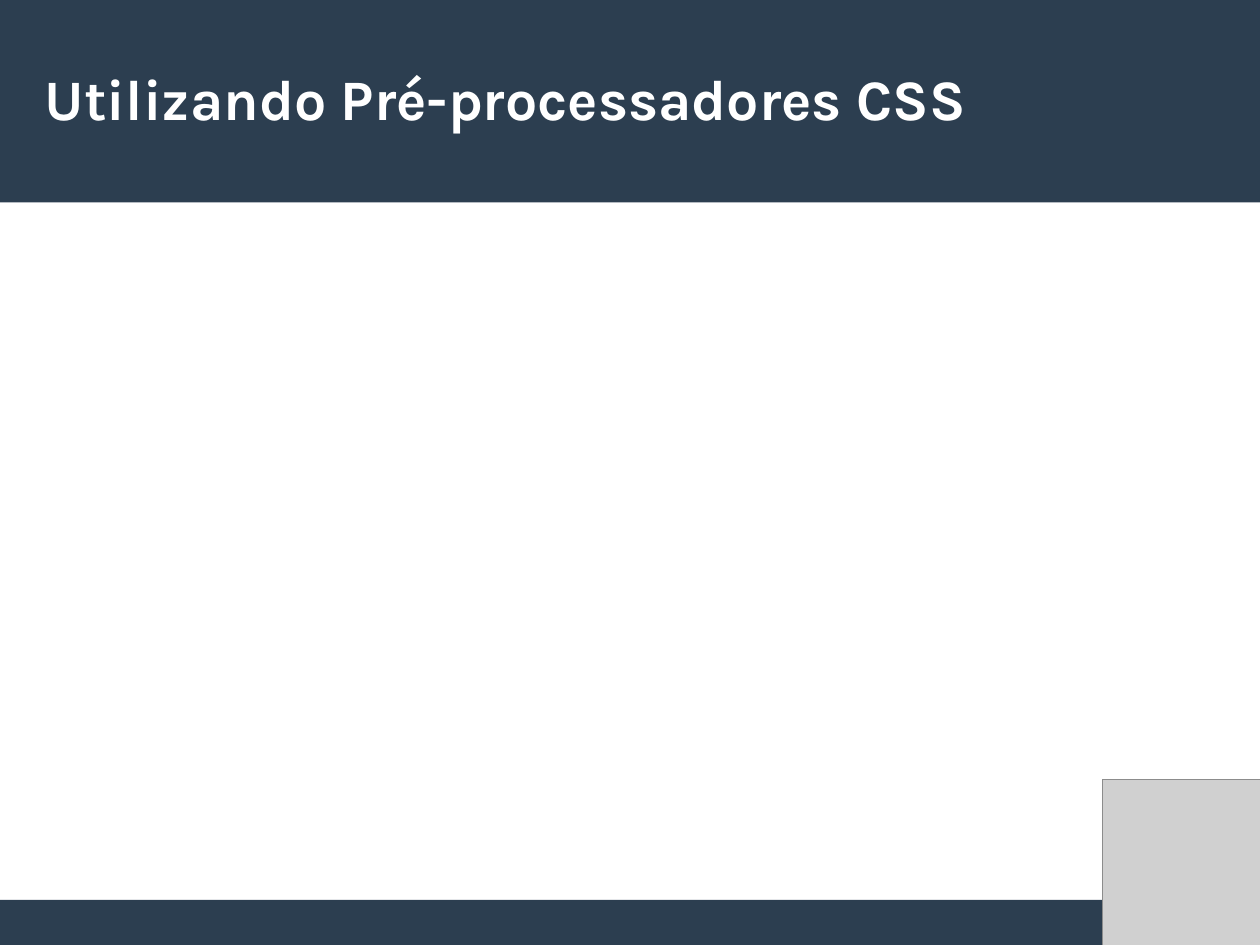
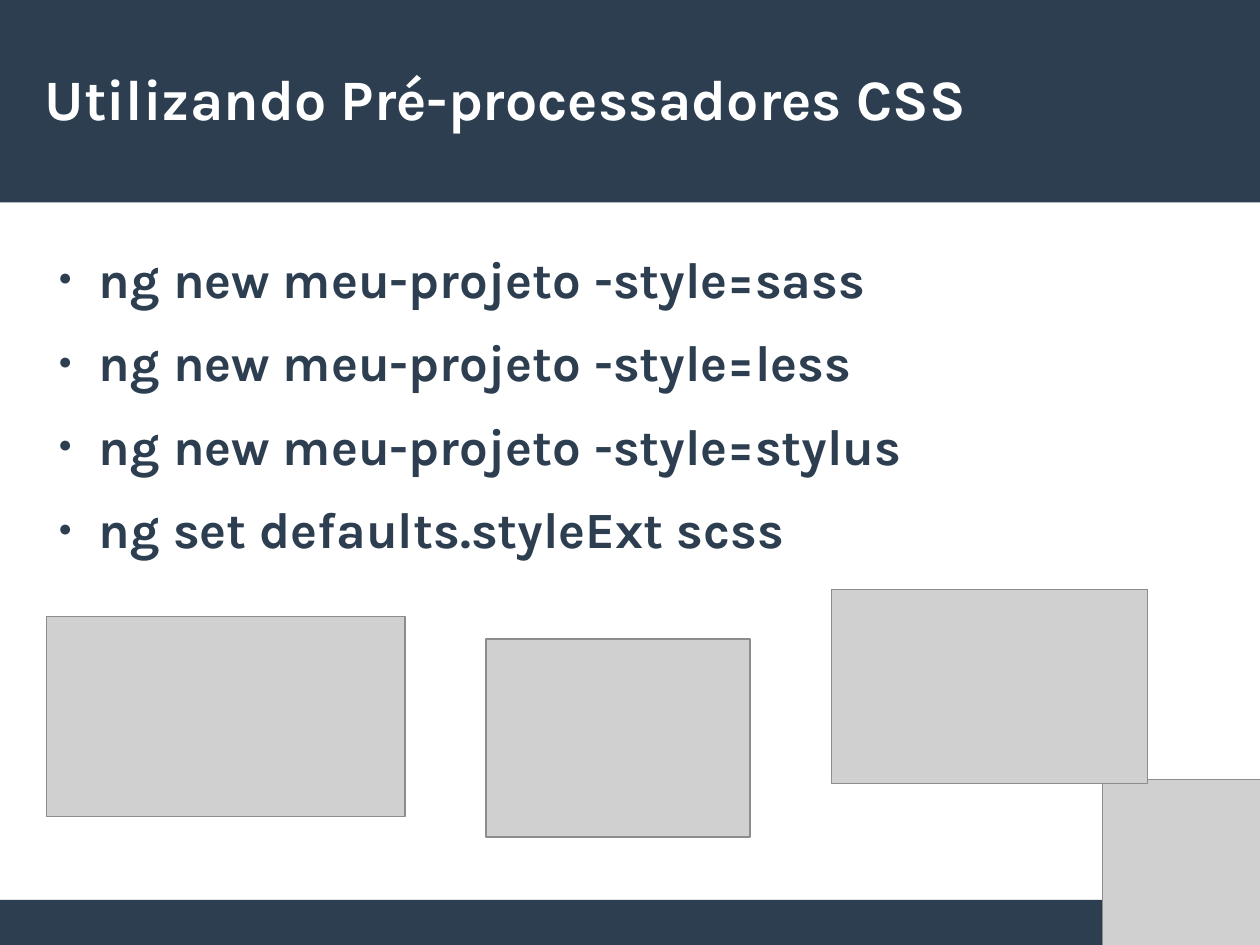
Before and after one commit to willianmarquesfreire/AulasAngular2, a slide deck: slide 21 of Slides.odp (slide 22 before the commit). Drawn at 1260x945 pixels with LibreOffice and Linux fonts; fonts in the diff are those of the drawing; grey boxes stand for pictures. Boxes give left, top, right and bottom in pixels: in the first picture for what was removed or moved away, otherwise in the second. Text is boxed around its words. In the diff, an @@ line names an element or a change of style, - is before the commit and + after.

```diff
--- a/Slides.odp
+++ b/Slides.odp
@@ text added at <box>99,262,901,560</box>, 32 pt, text #2C3E50, bold @@
+● ng new meu-projeto -style=sass
+● ng new meu-projeto -style=less
+● ng new meu-projeto -style=stylus
+● ng set defaults.styleExt scss
@@ picture added at <box>831,590,1148,784</box> @@
@@ picture added at <box>47,616,406,816</box> @@
@@ picture added at <box>486,639,750,837</box> @@
```
Also in this commit, not shown: 3 other slides changed, 2 slides removed, 7 other files.
